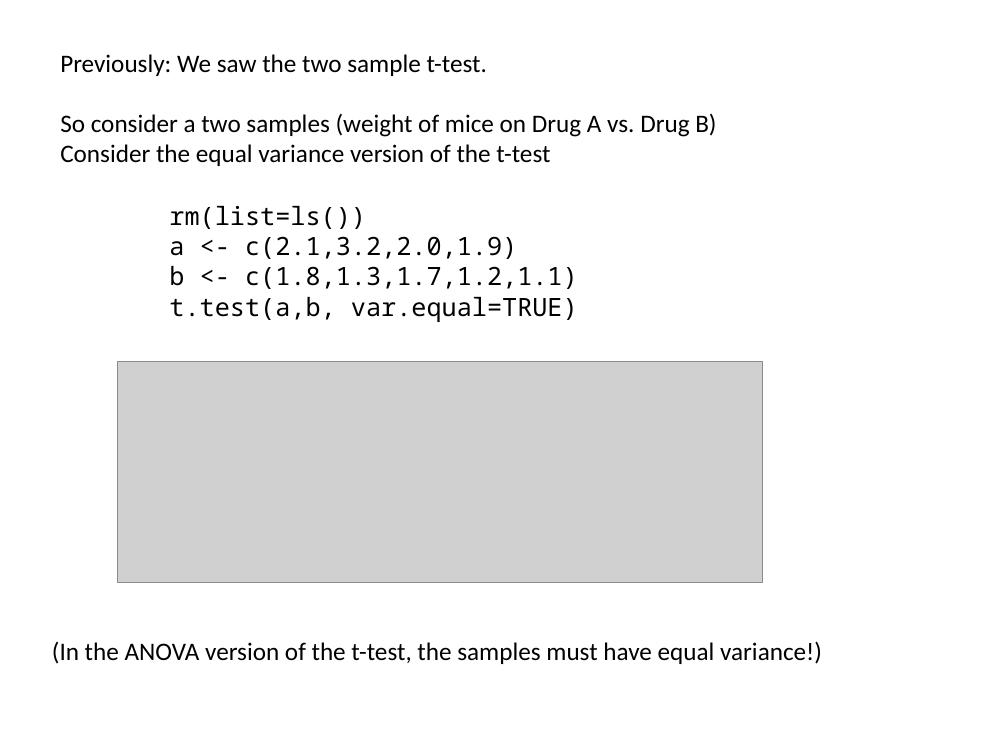
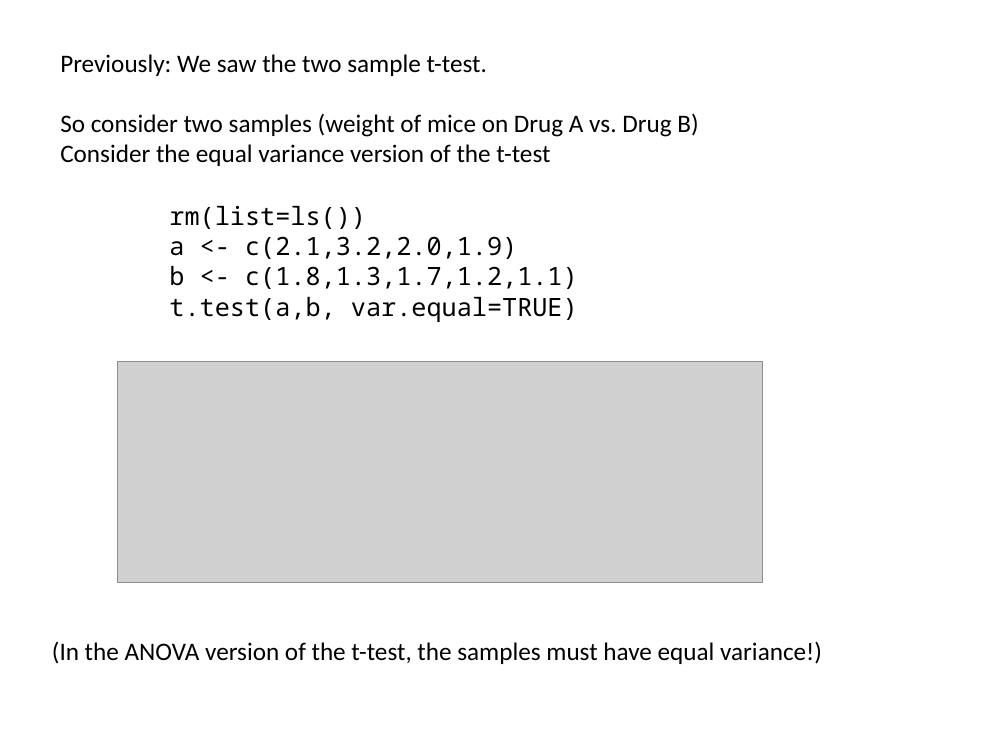
Before and after one commit to afodor/afodor.github.io, a slide deck: slide 24 of classes/stats2015/Lecture15.pptx. Drawn at 1008x756 pixels with LibreOffice and Linux fonts; fonts in the diff are those of the drawing; grey boxes stand for pictures. Boxes give left, top, right and bottom in pixels: in the first picture for what was removed or moved away, otherwise in the second. Text is boxed around its words. In the diff, an @@ line names an element or a change of style, - is before the commit and + after.

Commit message:
small changes to lectures #14 and #15

```diff
--- a/classes/stats2015/Lecture15.pptx
+++ b/classes/stats2015/Lecture15.pptx
@@ text at [60, 113, 698, 137]: text changed @@
-So consider a two samples (weight of mice on Drug A vs. Drug B)
+So consider two samples (weight of mice on Drug A vs. Drug B)
```
Also in this commit, not shown: 2 other slides changed.
